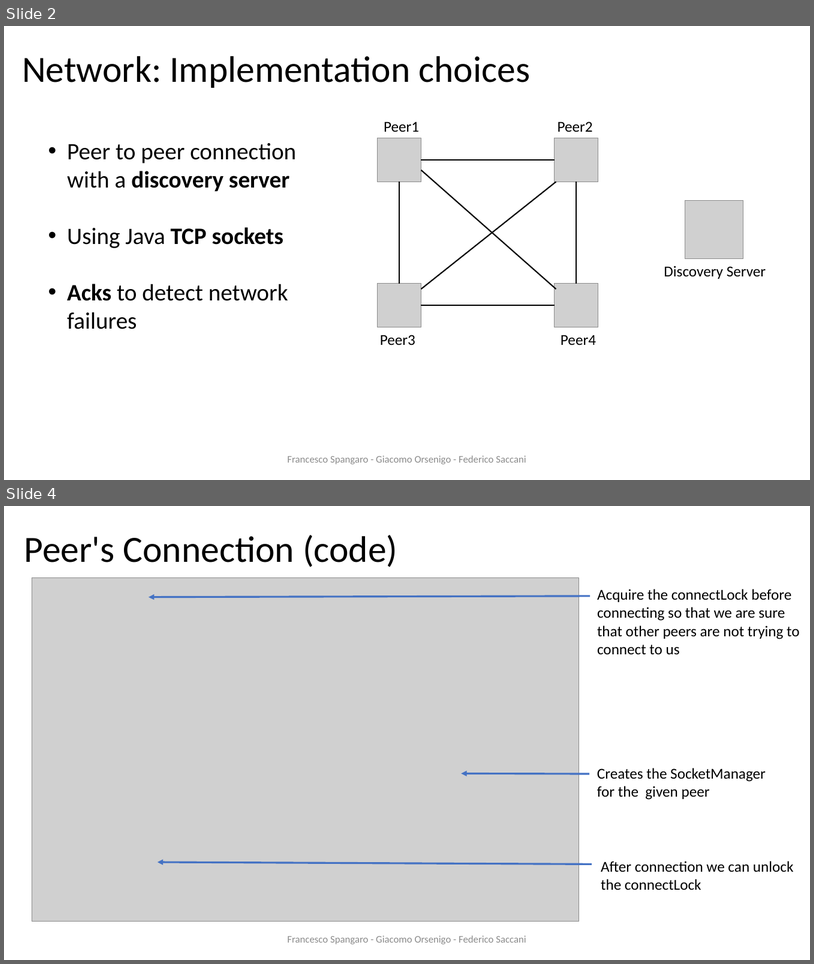
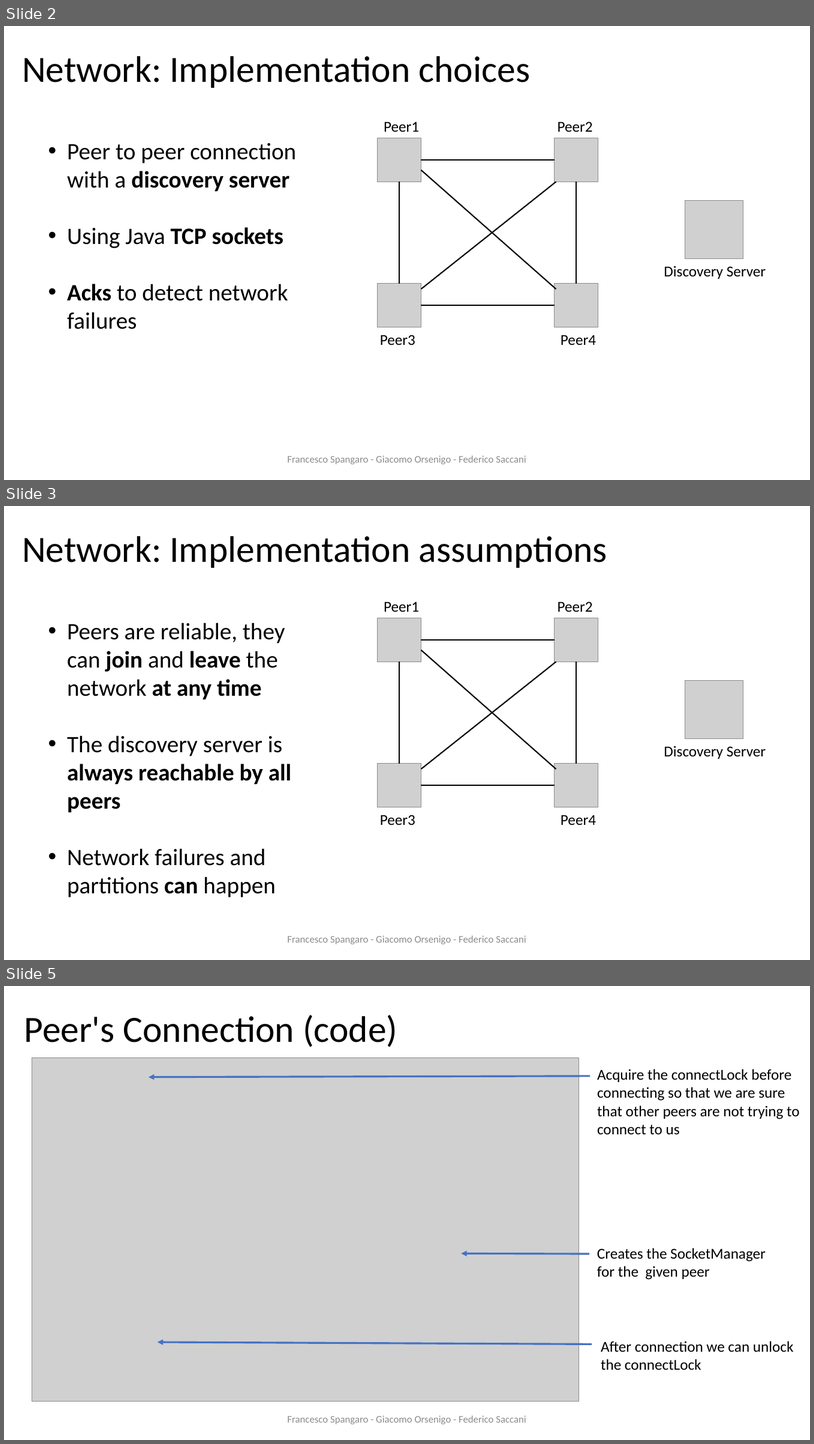
Before and after one commit to francescospangaro/HACOGroupChat, a slide deck: docs/presentazione ds.pptx. Shown one above the other, each under a label of ours: slides 2 and 4 before the commit, slides 2, 3 and 5 after it; the slides between them are not shown. The pictures are 814x964 and 814x1444 pixels, drawn with LibreOffice and Linux fonts; fonts in the diff are those of the drawing; grey boxes stand for pictures; background and template pictures are left out. Boxes give left, top, right and bottom in pixels: in the first picture for what was removed or moved away, otherwise in the second. Text is boxed around its words. In the diff, an @@ line names an element or a change of style, - is before the commit and + after.

```diff
--- a/docs/presentazione ds.pptx
+++ b/docs/presentazione ds.pptx
@@ slide 3 added at [4, 506, 810, 960], background #FFFFFF @@
@@ text added at [22, 536, 608, 568], 44 pt, text #000000 @@
+Network: Implementation assumptions
@@ text added at [384, 601, 419, 612], 18 pt, text #000000 @@
+Peer1
@@ text added at [558, 601, 593, 612], 18 pt, text #000000 @@
+Peer2
@@ text added at [67, 622, 292, 897], 28 pt, text #000000 @@
+• Peers are reliable, they can join and leave the network at any time
+• The discovery server is always reachable by all peers
+• Network failures and partitions can happen
@@ picture added at [378, 618, 422, 661] @@
@@ picture added at [555, 618, 599, 661] @@
@@ line added from (422, 640) to (555, 640), #000000 1.5 pt @@
@@ line added from (399, 661) to (399, 763), #000000 1.5 pt @@
@@ line added from (422, 769) to (557, 661), #000000 1.5 pt @@
@@ line added from (422, 650) to (557, 769), #000000 1.5 pt @@
@@ line added from (577, 763) to (577, 661), #000000 1.5 pt @@
@@ picture added at [685, 680, 744, 739] @@
@@ text added at [664, 745, 766, 759], 18 pt, text #000000 @@
+Discovery Server
@@ picture added at [378, 763, 422, 807] @@
@@ picture added at [555, 763, 599, 807] @@
@@ line added from (422, 785) to (555, 785), #000000 1.5 pt @@
@@ text added at [380, 814, 416, 825], 18 pt, text #000000 @@
+Peer3
@@ text added at [561, 814, 596, 825], 18 pt, text #000000 @@
+Peer4
@@ text added at [287, 935, 526, 944], 12 pt, text #8C8C8C @@
+Francesco Spangaro - Giacomo Orsenigo - Federico Saccani
@@ what was slide 4 is now slide 5 @@
```
Also in this commit, not shown: 5 slides changed, 4 other slides added.
